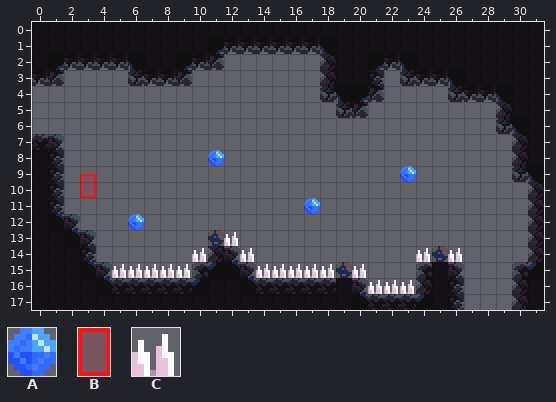
Two versions of a level (Tiled map, Assets/Tiles/Alex/Level2.tmx). The picture above is the old version.
Cells are 8x8 px. Shown: x 0..31, y 0..17.
Key: from "Mechanics": A 0 "Blue Crystal", B 3 "Spawn"; from "Spikes": C 0 "SpikeUp".
Objects are placed by their top-left corner, in cells (3,4 is the top-left corner of cell 3,4); size is 1x1 cell unless given.
Layers that did not change in this view are not listed.
Objects on layer "Mechanics" before:
A "Blue Crystal" at 11,8
A "Blue Crystal" at 23,9
B "Spawn" at 3,9.5 size 1x1.5
A "Blue Crystal" at 17,11
A "Blue Crystal" at 6,12
C "SpikeUp" at 12,13
C "SpikeUp" at 10,14
C "SpikeUp" at 13,14
C "SpikeUp" at 24,14
C "SpikeUp" at 26,14
C "SpikeUp" at 5,15
C "SpikeUp" at 6,15
C "SpikeUp" at 7,15
C "SpikeUp" at 8,15
C "SpikeUp" at 9,15
C "SpikeUp" at 14,15
C "SpikeUp" at 15,15
C "SpikeUp" at 16,15
C "SpikeUp" at 17,15
C "SpikeUp" at 18,15
C "SpikeUp" at 20,15
C "SpikeUp" at 21,16
C "SpikeUp" at 22,16
C "SpikeUp" at 23,16
The result:
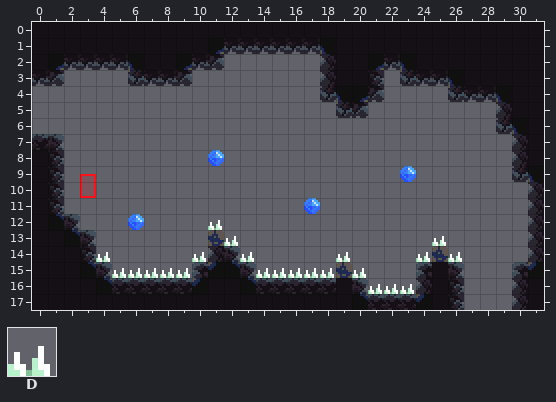
Further tiles: from "Spikes": D 10 "ConnectedSpike".
Difference:
Layer "Mechanics":
added: D "ConnectedSpike" at 11,12
added: D "ConnectedSpike" at 25,13
added: D "ConnectedSpike" at 12,13
added: D "ConnectedSpike" at 26,14
added: D "ConnectedSpike" at 24,14
added: D "ConnectedSpike" at 19,14
added: D "ConnectedSpike" at 13,14
added: D "ConnectedSpike" at 10,14
added: D "ConnectedSpike" at 4,14
added: D "ConnectedSpike" at 20,15
added: D "ConnectedSpike" at 18,15
added: D "ConnectedSpike" at 17,15
added: D "ConnectedSpike" at 16,15
added: D "ConnectedSpike" at 15,15
added: D "ConnectedSpike" at 14,15
added: D "ConnectedSpike" at 9,15
added: D "ConnectedSpike" at 8,15
added: D "ConnectedSpike" at 7,15
added: D "ConnectedSpike" at 6,15
added: D "ConnectedSpike" at 5,15
added: D "ConnectedSpike" at 23,16
added: D "ConnectedSpike" at 22,16
added: D "ConnectedSpike" at 21,16
removed: C "SpikeUp" at 12,13
removed: C "SpikeUp" at 10,14
removed: C "SpikeUp" at 13,14
removed: C "SpikeUp" at 24,14
removed: C "SpikeUp" at 26,14
removed: C "SpikeUp" at 5,15
removed: C "SpikeUp" at 6,15
removed: C "SpikeUp" at 7,15
removed: C "SpikeUp" at 8,15
removed: C "SpikeUp" at 9,15
removed: C "SpikeUp" at 14,15
removed: C "SpikeUp" at 15,15
removed: C "SpikeUp" at 16,15
removed: C "SpikeUp" at 17,15
removed: C "SpikeUp" at 18,15
removed: C "SpikeUp" at 20,15
removed: C "SpikeUp" at 21,16
removed: C "SpikeUp" at 22,16
removed: C "SpikeUp" at 23,16
Changed places in both pictures, as pixel boxes (x1, y1, x2, y2):
changed: (208, 220, 414, 294)
changed: (416, 236, 462, 262)
changed: (96, 248, 206, 278)
